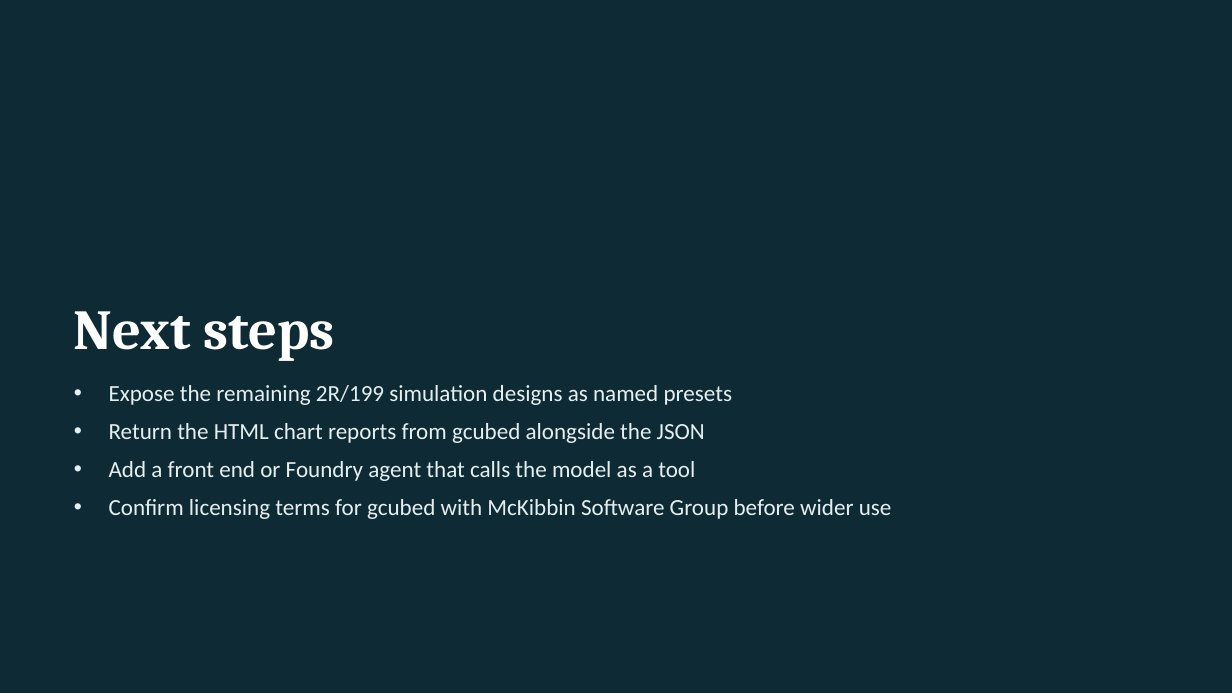
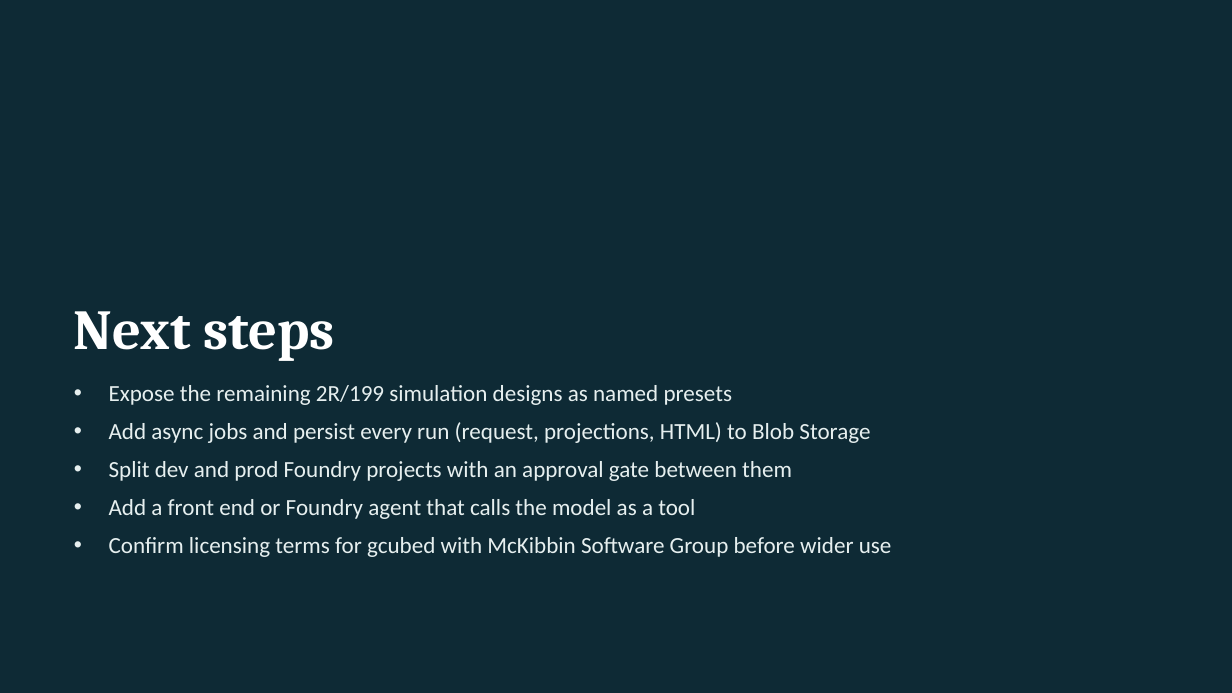
Before and after one commit to Bozmonster/foundry-pipeline, a slide deck: slide 28 of docs/gcubed-foundry-pipeline.pptx (slide 13 before the commit). Drawn at 1232x693 pixels with LibreOffice and Linux fonts; fonts in the diff are those of the drawing. Boxes give left, top, right and bottom in pixels: in the first picture for what was removed or moved away, otherwise in the second. Text is boxed around its words. In the diff, an @@ line names an element or a change of style, - is before the commit and + after.

Commit message:
Setup kit: interactive scripts + illustrated guides; HTML report API option

```diff
--- a/docs/gcubed-foundry-pipeline.pptx
+++ b/docs/gcubed-foundry-pipeline.pptx
@@ text at (109,422,870,481): text changed @@
-• Return the HTML chart reports from gcubed alongside the JSON
+• Add async jobs and persist every run (request, projections, HTML) to Blob Storage
+• Split dev and prod Foundry projects with an approval gate between them
```
Also in this commit, not shown: 4 other slides changed, 15 slides added, 31 other files.
